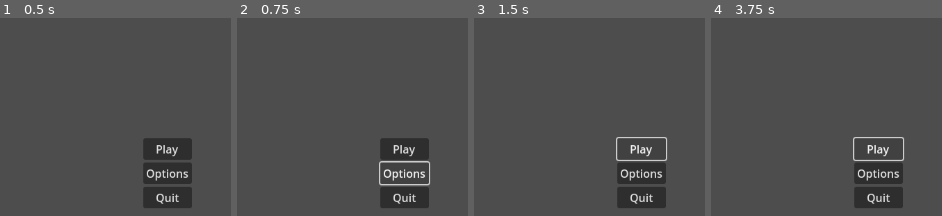
Above: before the commit, frames 1-4 (left to right).
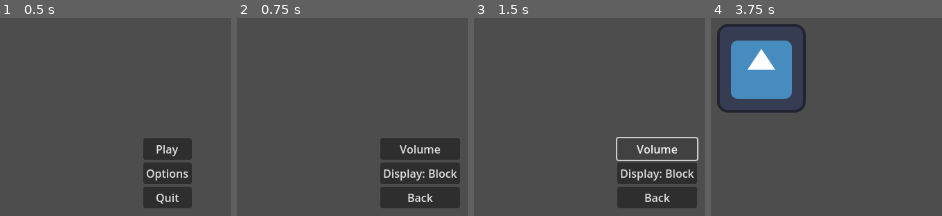
Above: after the commit, the same moments.

Repository: RunningGriffin/Hackathon-BYU-I
Game: Godot game, scene res://mainMenu.tscn
The game is run twice, just before and just after one commit, with the same random seed, the same clock (stepped at 60 frames per second) and the same inputs. This scene is started directly instead of the project's main scene. The engine's default icon, where the game draws it, is replaced by a stand-in: a white triangle on a blue panel in a dark square.
Inputs (mouse positions are in pixels of both pictures, inside the frame that each line leads up to):
- Up to frame 1 (0.5 s): no input
- Up to frame 2 (0.75 s): click "Options" at 0.5 s
- Up to frame 3 (1.5 s): click (656, 148) at 1.25 s, where only the run after the commit has a clickable "Volume"
- Up to frame 4 (3.75 s): click (893, 172) at 2 s, where only the run after the commit has a clickable "Display: Block"; click (893, 198) at 2.75 s, where only the run after the commit has a clickable "Back"; click "Play" at 3.5 s

Frame 1 is identical in both runs. In frame 2, 6.1% of the frame differs, in the area x 61-97%, y 60-96%; in frame 3, 4.5%; in frame 4, 15%, in the area x 2-84%, y 3-96%.

Commit message:
Implemented main menu functionality

Diff:
--- a/mainMenu.gd
+++ b/mainMenu.gd
@@ -3,10 +3,12 @@
 
 
 func _on_play_pressed():
-	pass # Replace with function body.
+	get_tree().change_scene_to_file("res://player.tscn")
+
 
 func _on_options_pressed():
-	pass # Replace with function body.
+	get_tree().change_scene_to_file("res://optionsMenu.tscn")
+
 
 func _on_quit_pressed():
-	get_tree().quit() # Replace with function body.
+	get_tree().quit()
--- a/mainMenu.tscn
+++ b/mainMenu.tscn
@@ -36,3 +36,5 @@
 text = "Quit"
 
 [connection signal="pressed" from="MarginContainer/VBoxContainer/Play" to="." method="_on_play_pressed"]
+[connection signal="pressed" from="MarginContainer/VBoxContainer/Options" to="." method="_on_options_pressed"]
+[connection signal="pressed" from="MarginContainer/VBoxContainer/Quit" to="." method="_on_quit_pressed"]
--- /dev/null
+++ b/options.gd
@@ -0,0 +1,11 @@
+extends Button
+
+
+# Called when the node enters the scene tree for the first time.
+func _ready():
+	pass # Replace with function body.
+
+
+# Called every frame. 'delta' is the elapsed time since the previous frame.
+func _process(delta):
+	pass
--- /dev/null
+++ b/optionsMenu.gd
@@ -0,0 +1,13 @@
+extends Control
+
+
+func _on_volume_pressed():
+	pass # TODO make the volume meter.
+
+
+func _on_mode_pressed():
+	pass # TODO toggle modes between block and card display
+
+
+func _on_back_pressed():
+	get_tree().change_scene_to_file("res://mainMenu.tscn")
--- /dev/null
+++ b/optionsMenu.tscn
@@ -0,0 +1,40 @@
+[gd_scene load_steps=2 format=3 uid="uid://c6mtosufj610a"]
+
+[ext_resource type="Script" path="res://optionsMenu.gd" id="1_xj21g"]
+
+[node name="Control" type="Control"]
+layout_mode = 3
+anchors_preset = 15
+anchor_right = 1.0
+anchor_bottom = 1.0
+offset_left = 234.0
+offset_top = 201.0
+offset_right = 234.0
+offset_bottom = 201.0
+grow_horizontal = 2
+grow_vertical = 2
+script = ExtResource("1_xj21g")
+
+[node name="MarginContainer" type="MarginContainer" parent="."]
+layout_mode = 0
+offset_right = 40.0
+offset_bottom = 40.0
+
+[node name="VBoxContainer" type="VBoxContainer" parent="MarginContainer"]
+layout_mode = 2
+
+[node name="Volume" type="Button" parent="MarginContainer/VBoxContainer"]
+layout_mode = 2
+text = "Volume"
+
+[node name="Mode" type="Button" parent="MarginContainer/VBoxContainer"]
+layout_mode = 2
+text = "Display: Block"
+
+[node name="Back" type="Button" parent="MarginContainer/VBoxContainer"]
+layout_mode = 2
+text = "Back"
+
+[connection signal="pressed" from="MarginContainer/VBoxContainer/Volume" to="." method="_on_volume_pressed"]
+[connection signal="pressed" from="MarginContainer/VBoxContainer/Mode" to="." method="_on_mode_pressed"]
+[connection signal="pressed" from="MarginContainer/VBoxContainer/Back" to="." method="_on_back_pressed"]
